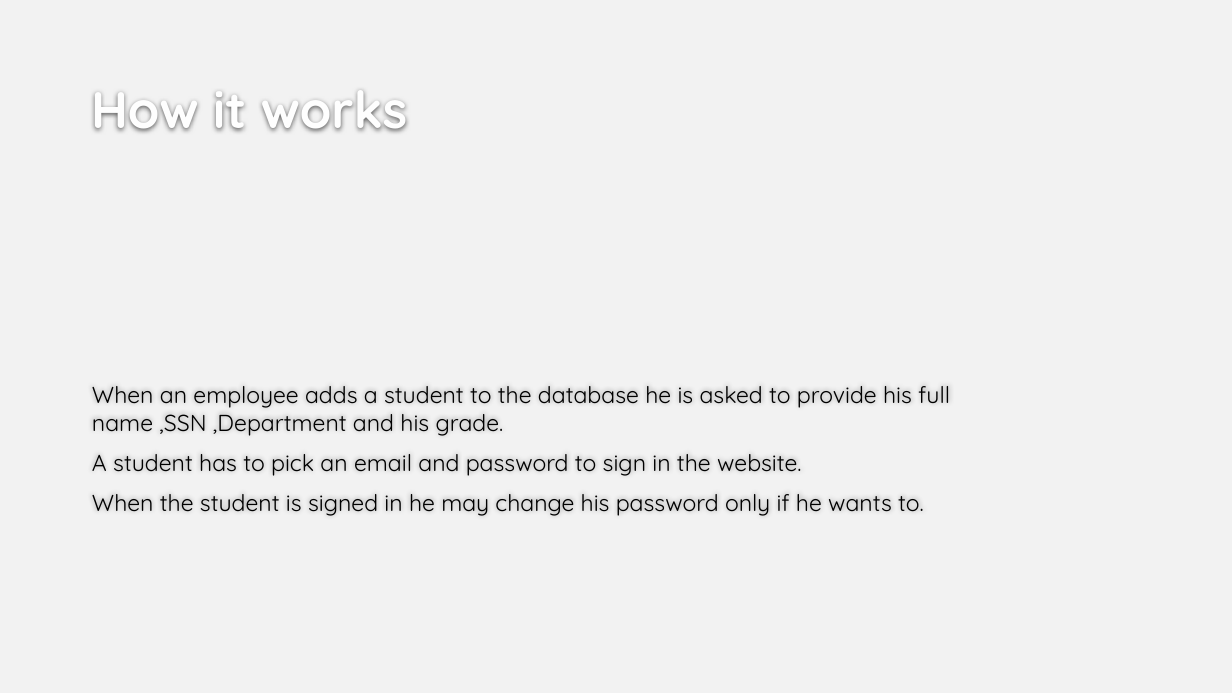
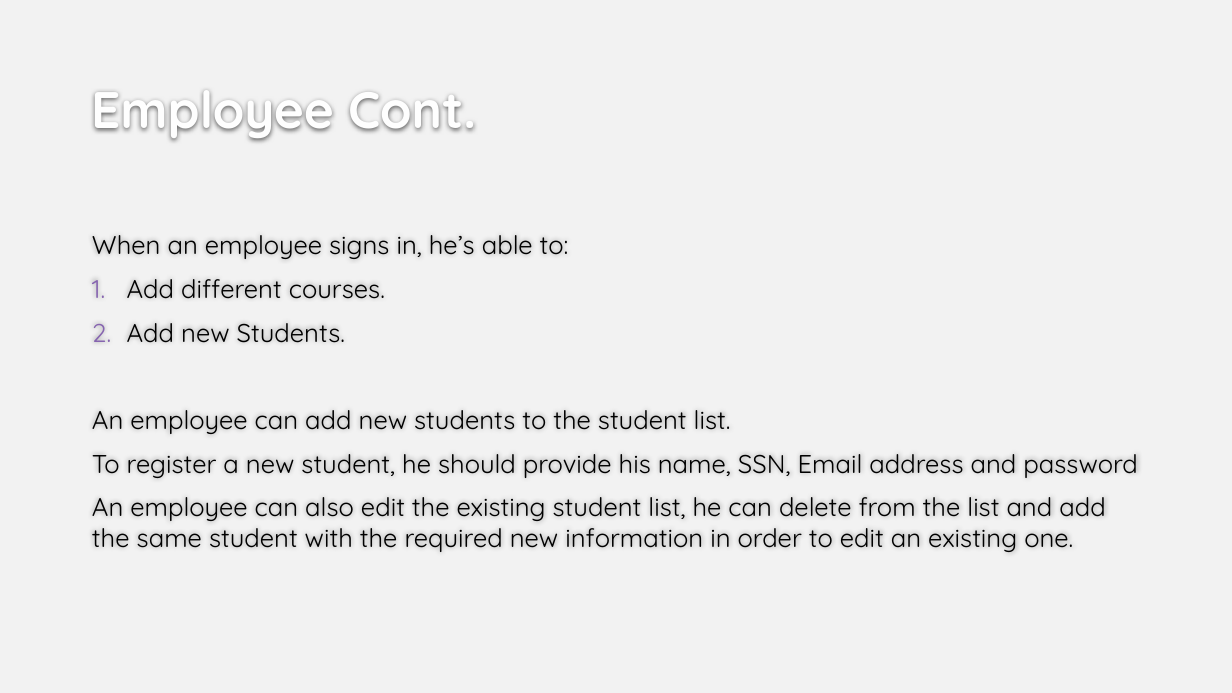
Before and after one commit to Gazouly/Examination.System, a slide deck: slide 8 of Examination System.pptx (slide 4 before the commit). Drawn at 1232x693 pixels with LibreOffice and Linux fonts; fonts in the diff are those of the drawing; background and template pictures are left out. Boxes give left, top, right and bottom in pixels: in the first picture for what was removed or moved away, otherwise in the second. Text is boxed around its words. In the diff, an @@ line names an element or a change of style, - is before the commit and + after.

Commit message:
updated presentation

```diff
--- a/Examination System.pptx
+++ b/Examination System.pptx
@@ title at <box>91,94,476,142</box>: text changed @@
-How it works
+Employee Cont.
@@ text "When an employee signs in, ..." at <box>92,235,1137,552</box>: vertical alignment middle to top @@
@@ text at <box>92,235,1137,552</box>: text changed; size 18 to 20 pt @@
-When an employee adds a student to the database he is asked to provide his full name ,SSN ,Department and his grade.
-A student has to pick an email and password to sign in the website.
-When the student is signed in he may change his password only if he wants to.
+When an employee signs in, he’s able to:
+1. Add different courses.
+2. Add new Students.
+An employee can add new students to the student list.
+To register a new student, he should provide his name, SSN, Email address and password
+An employee can also edit the existing student list, he can delete from the list and add the same student with the required new information in order to edit an existing one.
```
Also in this commit, not shown: 5 other slides changed, 6 slides added, 1 slide removed.
